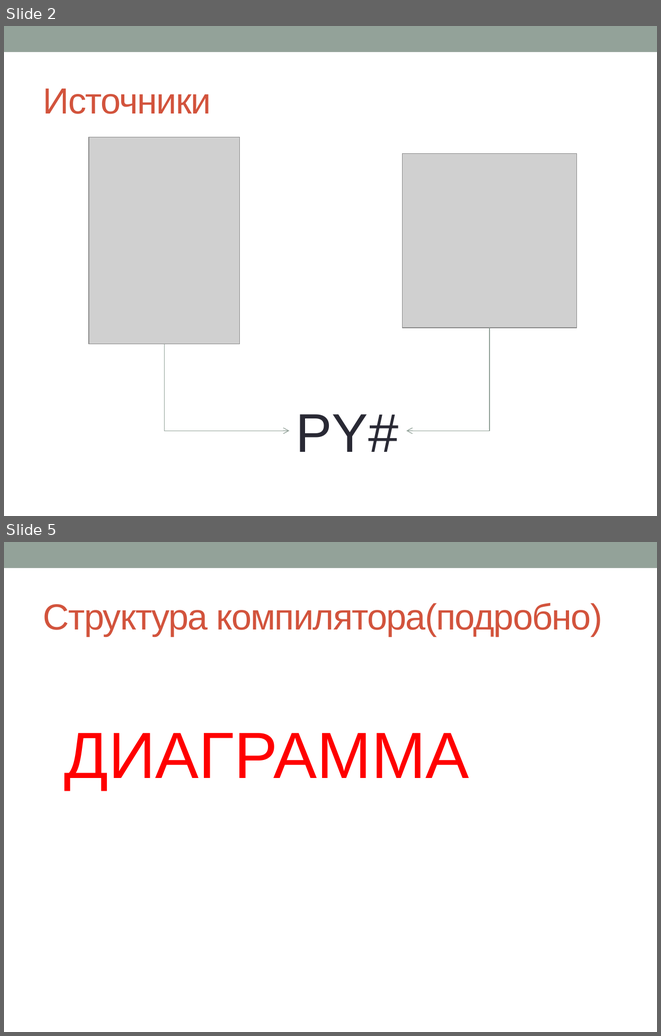
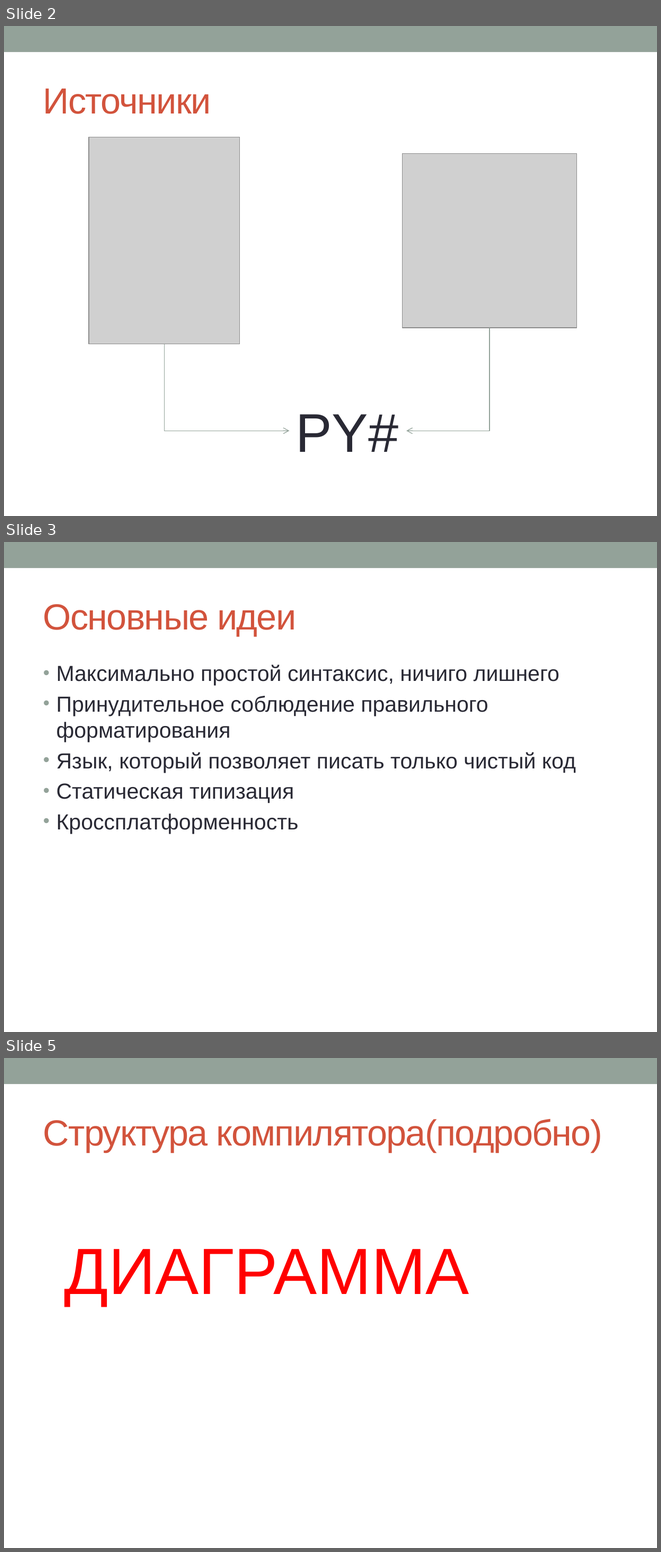
Before and after one commit to nikita-vanyasin/compiler, a slide deck: docs/Py.pptx. Shown one above the other, each under a label of ours: slides 2 and 5 before the commit, slides 2, 3 and 5 after it; the slides between them are not shown. The pictures are 661x1036 and 661x1552 pixels, drawn with LibreOffice and Linux fonts; fonts in the diff are those of the drawing; grey boxes stand for pictures. Boxes give left, top, right and bottom in pixels: in the first picture for what was removed or moved away, otherwise in the second. Text is boxed around its words. In the diff, an @@ line names an element or a change of style, - is before the commit and + after.

```diff
--- a/docs/Py.pptx
+++ b/docs/Py.pptx
@@ slide 3 added at (x1=4, y1=542, x2=657, y2=1032), background #FFFFFF; not listed: 1 template element that a slide beside it also shows @@
@@ title added at (x1=43, y1=604, x2=296, y2=636), 40 pt, text #D2533C @@
+Основные идеи
@@ text added at (x1=56, y1=664, x2=576, y2=834), 24 pt, text #292934 @@
+• Максимально простой синтаксис, ничиго лишнего
+• Принудительное соблюдение правильного форматирования
+• Язык, который позволяет писать только чистый код
+• Статическая типизация
+• Кроссплатформенность
```
Also in this commit, not shown: 7 slides changed, 3 other slides added, 1 slide removed, 11 other files.
